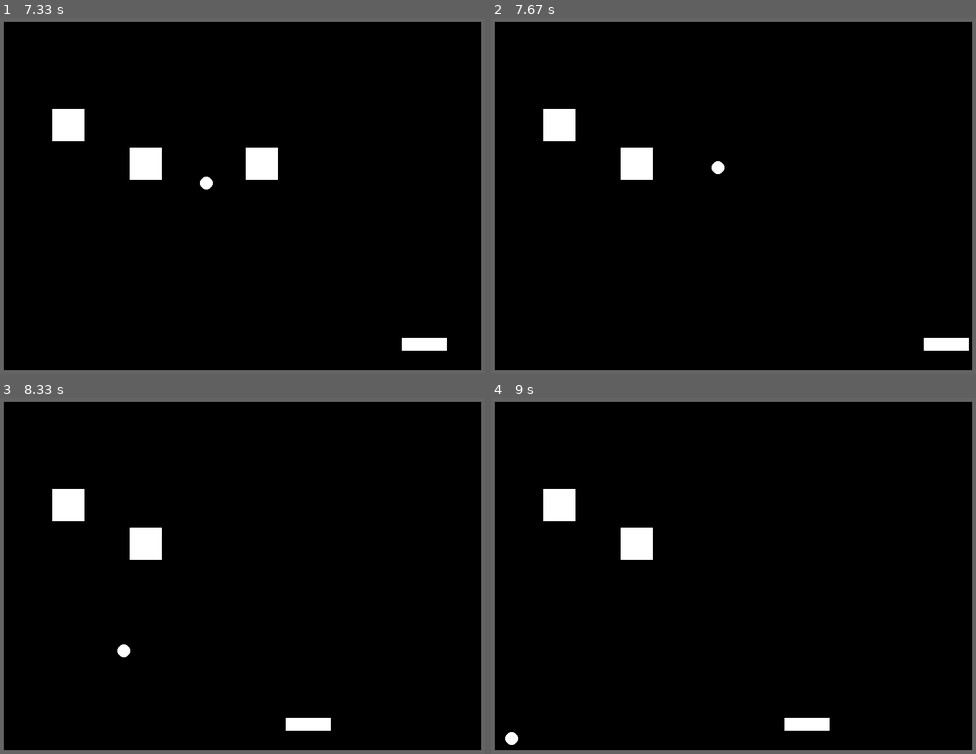
Above: before the commit, frames 1-4 (two rows, left to right).
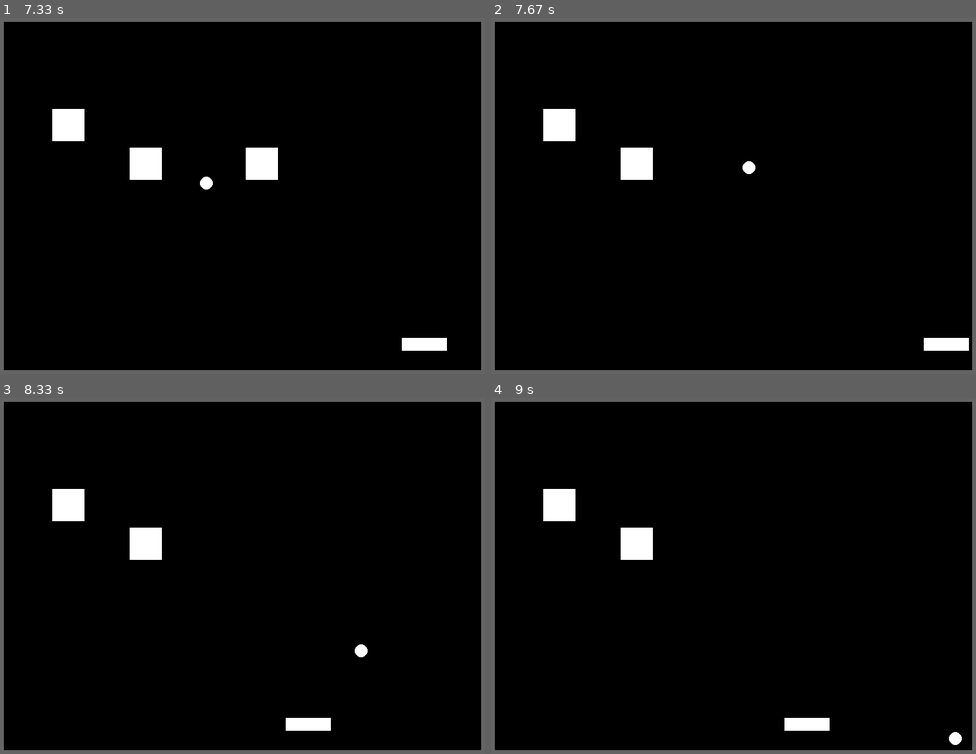
Above: after the commit, the same moments.

Repository: Gibson223/mod-5
Game: pygame game, started from py/main.py
The game is run twice, just before and just after one commit, with the same random seed, the same clock (stepped at 60 frames per second) and the same inputs.
Inputs:
- Up to frame 1 (7.33 s): hold Right 0.33-0.8 s; hold Right 0.83-1.3 s; hold Left 1.33-1.87 s; hold Left 1.9-2.3 s; hold Right 2.33-2.97 s; hold Left 3-3.47 s; hold Right 3.5-3.97 s; hold Right 4-4.47 s; hold Left 4.5-5.03 s; hold Left 5.07-5.47 s; hold Right 5.5-6.13 s; hold Left 6.17-6.63 s; hold Right 6.67-7.13 s; hold Right from 7.17 s (still down)
- Up to frame 2 (7.67 s): release Right at 7.63 s
- Up to frame 3 (8.33 s): hold Left 7.67-8.2 s; hold Left from 8.23 s (still down)
- Up to frame 4 (9 s): release Left at 8.63 s; hold Right from 8.67 s (still down)

Frame 1 is identical in both runs. In frame 2, 0.1% of the frame differs, in the area x 45-55%, y 40-44%; in frame 3, 0.1%; in frame 4, 0.1%.

Commit message:
implemented different enemy types

Diff:
--- a/py/constants.py
+++ b/py/constants.py
@@ -44,7 +44,7 @@
 # Block size
 BLOCKWIDTH  = 100
 BLOCKHEIGHT = 100
-BLOCK_INITIAL_HP = 4
+BLOCK_INITIAL_HP = 2
 BLOCKMARGIN = 5 #(margin of block within grid)
 
 # Block grid size
--- a/py/main.py
+++ b/py/main.py
@@ -194,7 +194,16 @@
         self.blocksize = (constants.WINDOW_WIDTH-(2*constants.GRIDMARGIN))//constants.GRIDX
 
     def addBlock(self):
-        newblock = objects.Block(constants.colors["WHITE"],self.blocksize-(2*constants.BLOCKMARGIN), self.blocksize-(2*constants.BLOCKMARGIN))
+        throwdice=random.randint(1,100)
+        if throwdice >= 70 and throwdice<85:
+            blocktype="green"
+        elif throwdice >= 85 and throwdice<95:
+            blocktype="blue"
+        elif throwdice >= 95:
+            blocktype="red"
+        else:
+            blocktype="default"
+        newblock = objects.Block(blocktype,self.blocksize-(2*constants.BLOCKMARGIN), self.blocksize-(2*constants.BLOCKMARGIN))
         newblock.x_on_grid=random.randint(1,constants.GRIDX)-1
         newblock.y_on_grid=random.randint(1,constants.GRIDY)-1
 
--- a/py/objects.py
+++ b/py/objects.py
@@ -6,15 +6,24 @@
 class Block(pygame.sprite.Sprite):
     """
     """
-    def __init__(self, color, width, height):
+    def __init__(self, type, width, height):
 
         super().__init__()
 
-        # Paddle located in middle of screen
-        #self.blockWidth = constants.BLOCKWIDTH
-        #self.blockHeight = constants.BLOCKHEIGHT
+        if type=="default":
+            color=constants.colors["WHITE"]
+            self.initialhp = constants.BLOCK_INITIAL_HP
+        if type=="red":
+            color=constants.colors["RED"]
+            self.initialhp = constants.BLOCK_INITIAL_HP*8
+        if type=="green":
+            color=constants.colors["GREEN"]
+            self.initialhp = constants.BLOCK_INITIAL_HP*2
+        if type=="blue":
+            color=constants.colors["BLUE"]
+            self.initialhp = constants.BLOCK_INITIAL_HP*3
 
-        self.initialhp = constants.BLOCK_INITIAL_HP
+
         self.hp = self.initialhp
 
         self.initialColor = color
